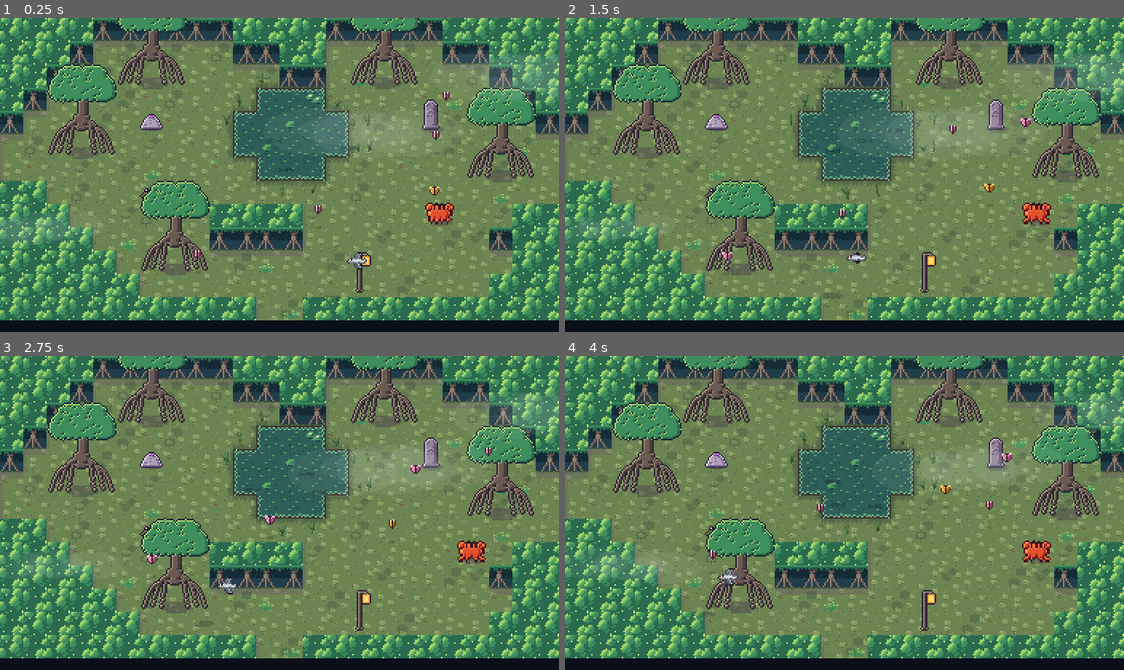
Above: before the commit, frames 1-4 (two rows, left to right).
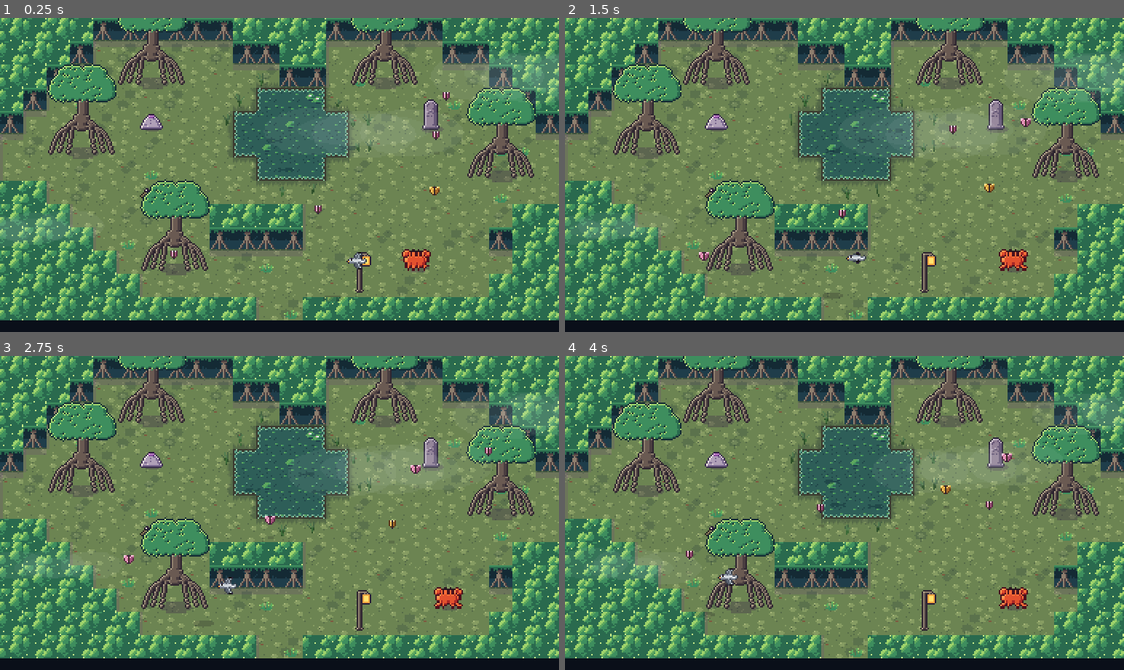
Above: after the commit, the same moments.

Repository: ashciraulo/Leviathan
Game: Godot game, scene res://rooms/room_3_-1.tscn
Two runs of this game, one before a commit and one after it. Both use one fixed random seed, a clock stepped at 60 frames per second and the inputs below. This scene is started directly instead of the project's main scene.
Inputs (mouse positions are in pixels of both pictures, inside the frame that each line leads up to):
- Up to frame 1 (0.25 s): no input
- Up to frame 2 (1.5 s): tap Enter (ui_accept) at 0.5, 0.77, 1.07 s; move the mouse to (967, 159) at 0.52 s; hold D (move_right) 0.53-1.25 s; hold J (attack) 0.53-1.25 s; click (967, 159) at 0.67 s; drag from (732, 190) to (715, 115) at 1.27 s
- Up to frame 3 (2.75 s): move the mouse to (335, 443) at 2.02 s; hold D (move_right) from 2.03 s (still down); hold K (interact) from 2.03 s (still down)
- Up to frame 4 (4 s): release D (move_right) at 2.75 s; release K (interact) at 2.75 s; drag from (816, 575) to (715, 459) at 2.77 s; move the mouse to (1012, 560) at 3.52 s; hold A (move_left) from 3.53 s (still down); hold I (item_2) from 3.53 s (still down); tap Enter (ui_accept) at 3.77 s

The runs differ from the first frame. In frame 1, 0.7% of the frame differs, in the area x 30-82%, y 58-82%; in frame 2, 0.7%; in frame 3, 0.7%, in the area x 22-87%, y 58-82%; in frame 4, 0.7%.

Commit message:
Review: the Mangrove Deep elite crab stands clear of the Tidestone's respawn spot
Co-Authored-By: Claude Opus 5.5 <noreply@anthropic.com>
Claude-Session: https://claude.ai/code/session_01UYEn5XZXkHTUvmfLbrhNvJ

Diff:
--- a/rooms/room_3_-1.tscn
+++ b/rooms/room_3_-1.tscn
@@ -6,7 +6,7 @@
 script = ExtResource("1_room")
 name_key = "ROOM_MANGROVE_DEEP"
 biome = "brinewood"
-elite = Vector2i(18, 8)
+elite = Vector2i(17, 10)
 layout = "########################
 ####......####.....#####
 ###...M.....##..M....###
@@ -15,8 +15,8 @@
 ...M......~~~~~.........
 ...........~~~.......M..
 ##....m.................
-###......####.....c...##
+###......####.........##
 ####.....####........###
-#####..M..............##
+#####..M.........c....##
 ######.........l.....###
 ###########..###########"
